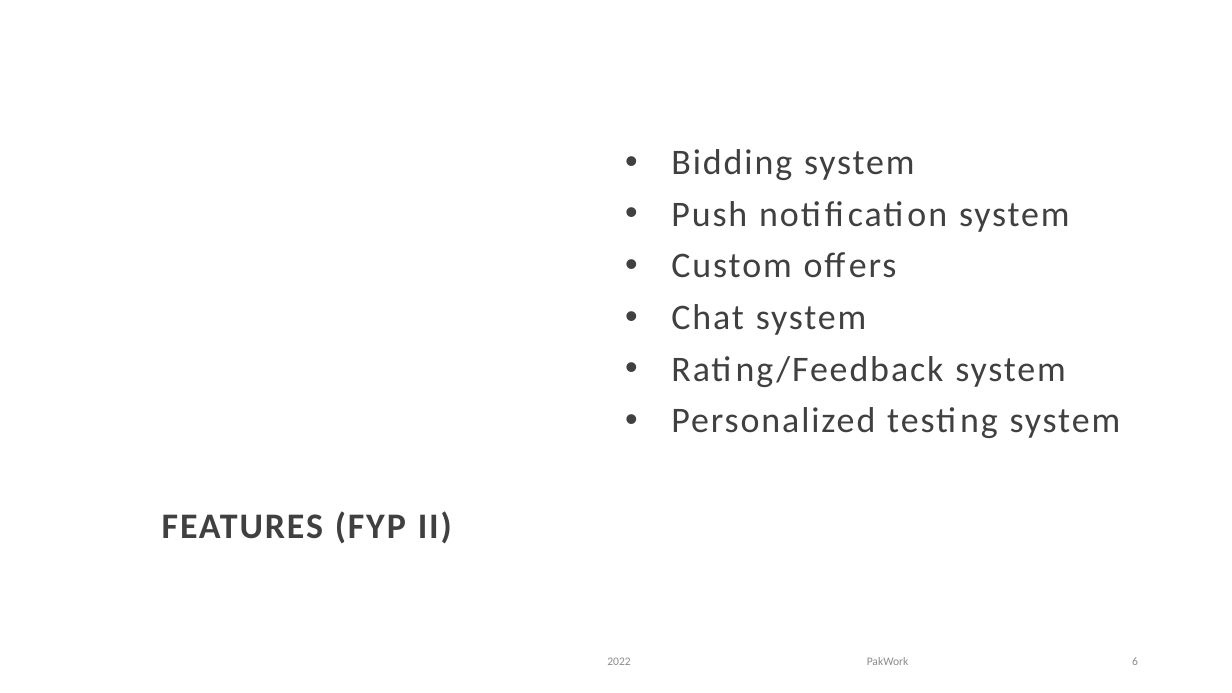
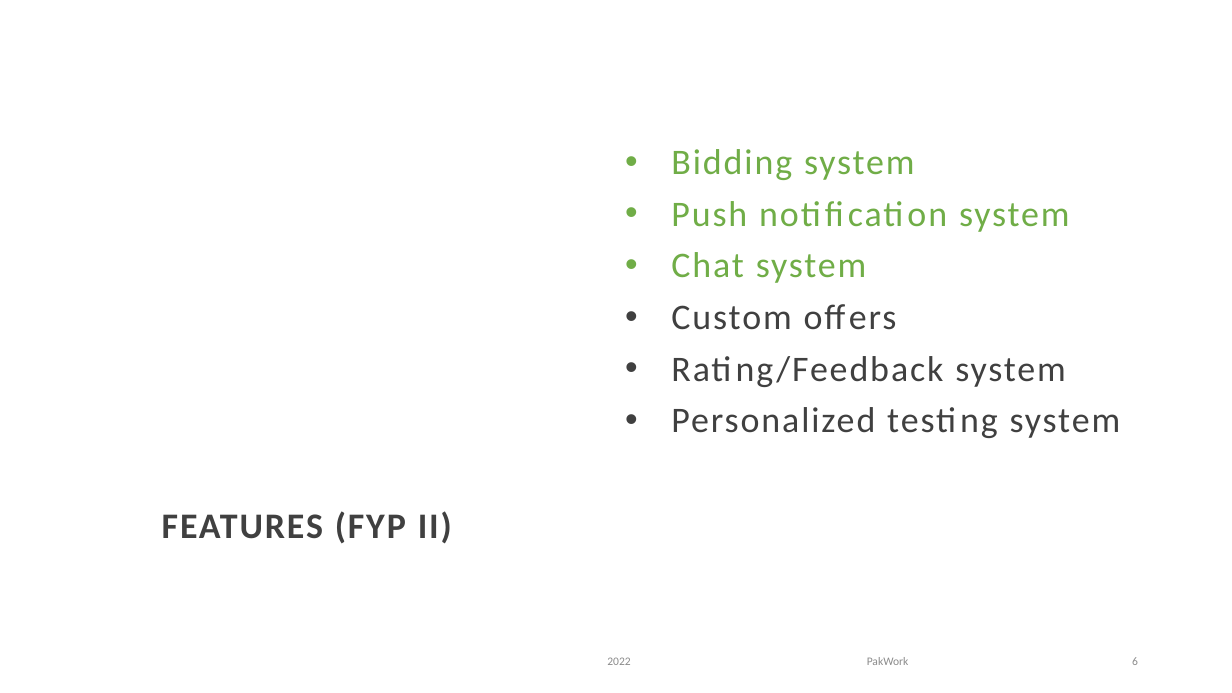
Before and after one commit to AsaadNA/PakWork, a slide deck: slide 6 of docs/Docs/FYP Defense PPT.pptx. Drawn at 1232x693 pixels with LibreOffice and Linux fonts; fonts in the diff are those of the drawing; background and template pictures are left out. Boxes give left, top, right and bottom in pixels: in the first picture for what was removed or moved away, otherwise in the second. Text is boxed around its words. In the diff, an @@ line names an element or a change of style, - is before the commit and + after.

Commit message:
minor changes in bidding

```diff
--- a/docs/Docs/FYP Defense PPT.pptx
+++ b/docs/Docs/FYP Defense PPT.pptx
@@ text at (671, 149, 1070, 232): text colour #404040 to #70AD47 in "Bidding system", "Push notification system" @@
@@ text at (671, 252, 867, 283): paragraph added @@
+• Chat system
@@ text at (671, 304, 867, 335): paragraph removed @@
-• Chat system
```
Also in this commit, not shown: 1 other slide changed, 4 other files.
